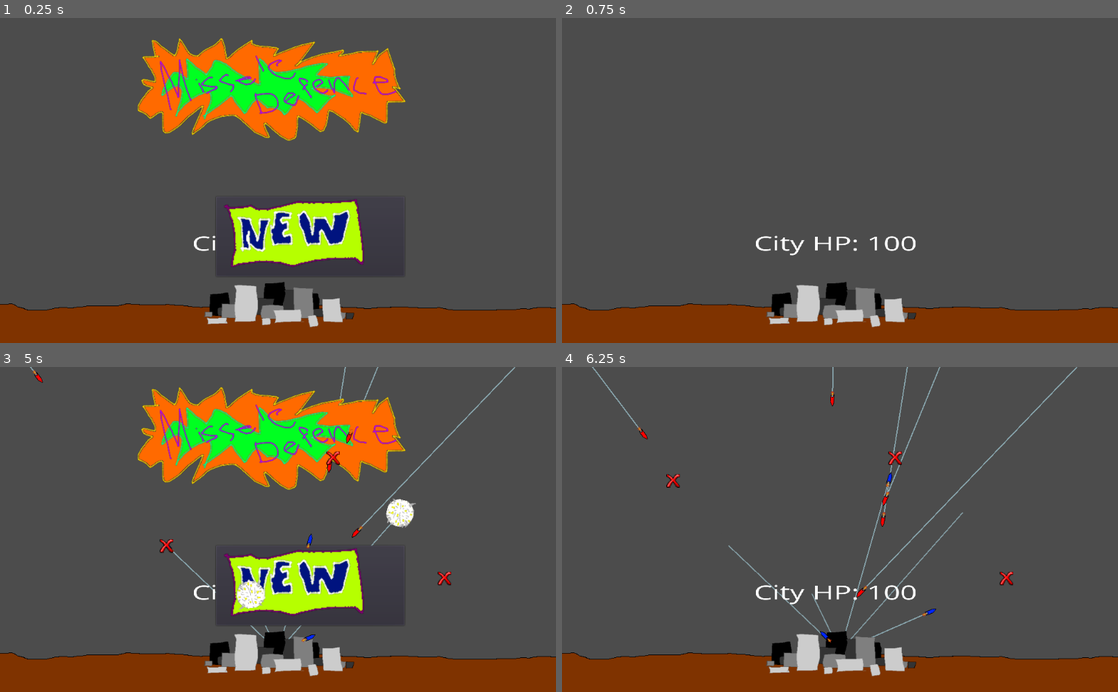
Above: before the commit, frames 1-4 (two rows, left to right).
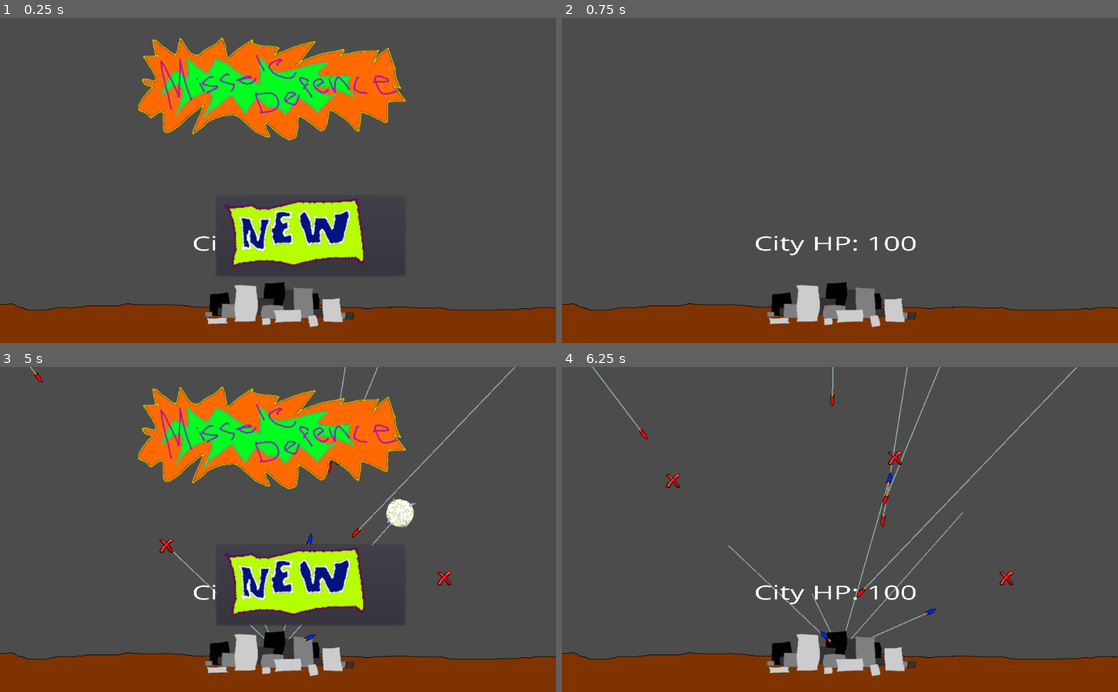
Above: after the commit, the same moments.

Repository: aJns/godot_missile_defence
Game: Godot game, scene res://MissileDefense.tscn
Same seed, same stepped clock (60 frames per second), same inputs: the game is played once before the commit and once after it.
Inputs (mouse positions are in pixels of both pictures, inside the frame that each line leads up to):
- Up to frame 1 (0.25 s): no input
- Up to frame 2 (0.75 s): click (873, 235) at 0.5 s
- Up to frame 3 (5 s): tap Enter at 1.25 s; move the mouse to (400, 513) at 1.27 s; press the mouse at (400, 513) at 1.28 s; tap Space at 2 s; move the mouse to (166, 545) at 2.02 s; release the mouse at (166, 545) at 2.03 s; click (166, 545) at 2.1 s; move the mouse to (333, 458) at 2.77 s; press the mouse at (333, 458) at 2.78 s; move the mouse to (250, 594) at 3.52 s; release the mouse at (250, 594) at 3.53 s; click (250, 594) at 3.6 s; move the mouse to (444, 578) at 4.27 s; press the mouse at (444, 578) at 4.28 s; tap Escape (pause_game) at 4.9 s
- Up to frame 4 (6.25 s): release the mouse at (1006, 578) at 5 s; click (873, 584) at 5 s; move the mouse to (673, 480) at 5.77 s; click (673, 480) at 5.85 s

The runs differ from the first frame. In frame 1, 4.0% of the frame differs, in the area x 24-73%, y 5-77%; in frame 2, nothing differs; in frame 3, 4.3%, in the area x 24-73%, y 5-80%; in frame 4, nothing differs.

Commit message:
Perfect the menu

Diff:
--- a/Menu.gd
+++ b/Menu.gd
@@ -1,4 +1,4 @@
-extends Control
+extends CanvasLayer
 
 
 # Declare member variables here. Examples:
@@ -30,6 +30,16 @@
 	GameLogic = game
 
 
+func hide():
+	get_node("new_game").visible = false
+	get_node("title").visible = false
+
+
+func show():
+	get_node("new_game").visible = true
+	get_node("title").visible = true
+
+
 func _on_new_game_pressed():
 	GameLogic.reset_game()
 	GameLogic.start_game()
--- a/Menu.tscn
+++ b/Menu.tscn
@@ -4,17 +4,8 @@
 [ext_resource path="res://Menu.gd" type="Script" id=2]
 [ext_resource path="res://new_button.png" type="Texture" id=3]
 
-[node name="Menu" type="Control"]
-anchor_right = 1.0
-anchor_bottom = 1.0
-margin_left = -1.43195
-margin_top = 1.43198
-margin_right = -1.43195
-margin_bottom = 1.43201
+[node name="Menu" type="CanvasLayer"]
 script = ExtResource( 2 )
-__meta__ = {
-"_edit_use_anchors_": false
-}
 
 [node name="title" type="Sprite" parent="."]
 position = Vector2( 498.327, 130.31 )
--- a/MissileDefense.gd
+++ b/MissileDefense.gd
@@ -33,11 +33,11 @@
 
 func start_game():
 	print("Start game")
-	GameMenu.visible = false
+	GameMenu.hide()
 	get_tree().paused = false
 
 
 func pause_game():
 	print("Pause game")
 	get_tree().paused = true
-	GameMenu.visible = true
+	GameMenu.show()
